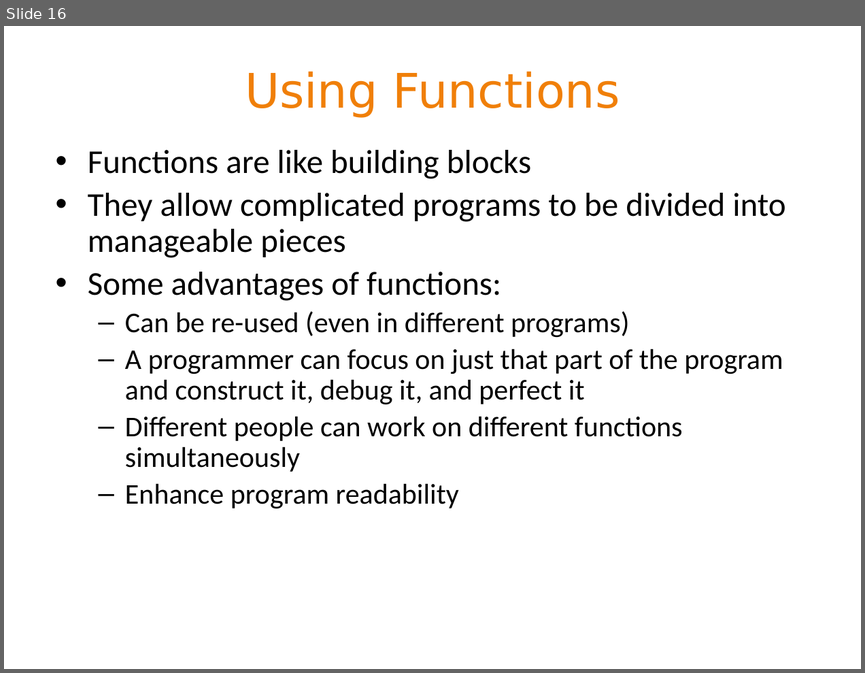
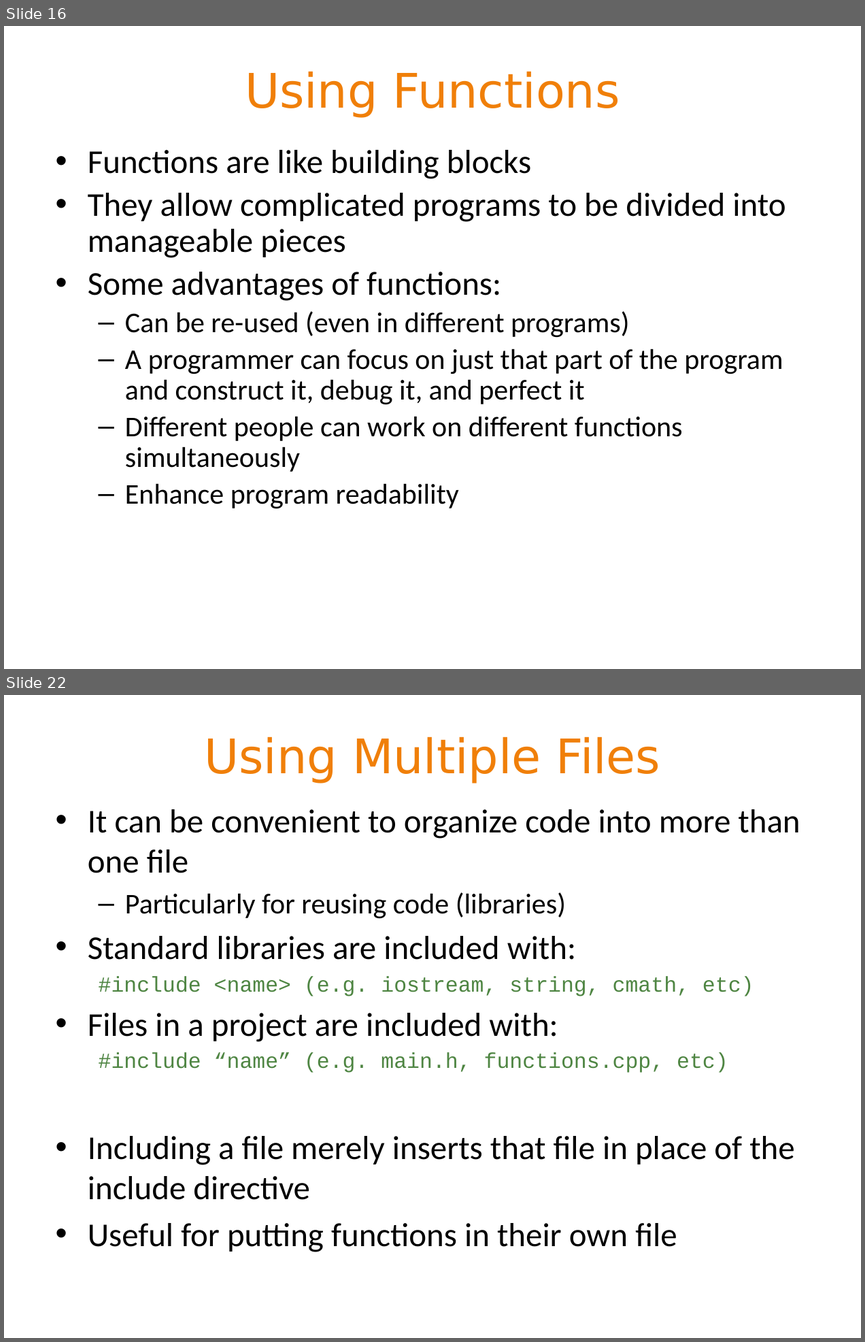
Before and after one commit to BeiyuLinCS/beiyulin.github.io, a slide deck: teach/spring_21/1370/slides/week6_2.pptx. Shown one above the other, each under a label of ours: slide 16 before the commit, slides 16 and 22 after it; the slides between them are not shown. The pictures are 865x673 and 865x1342 pixels, drawn with LibreOffice and Linux fonts; fonts in the diff are those of the drawing. Boxes give left, top, right and bottom in pixels: in the first picture for what was removed or moved away, otherwise in the second. Text is boxed around its words. In the diff, an @@ line names an element or a change of style, - is before the commit and + after.

```diff
--- a/teach/spring_21/1370/slides/week6_2.pptx
+++ b/teach/spring_21/1370/slides/week6_2.pptx
@@ slide 22 added at [4, 695, 861, 1338], background #FFFFFF @@
@@ title added at [204, 736, 660, 783], 40 pt, text #F07F09 @@
+Using Multiple Files
@@ text added at [88, 809, 800, 1252], 28 pt, text #000000 @@
+• It can be convenient to organize code into more than one file
+  – Particularly for reusing code (libraries)
+• Standard libraries are included with:
+  #include <name> (e.g. iostream, string, cmath, etc)
+• Files in a project are included with:
+  #include “name” (e.g. main.h, functions.cpp, etc)
+• Including a file merely inserts that file in place of the include directive
+• Useful for putting functions in their own file
```
Also in this commit, not shown: 2 slides changed, 5 other slides added, 12 other files.
